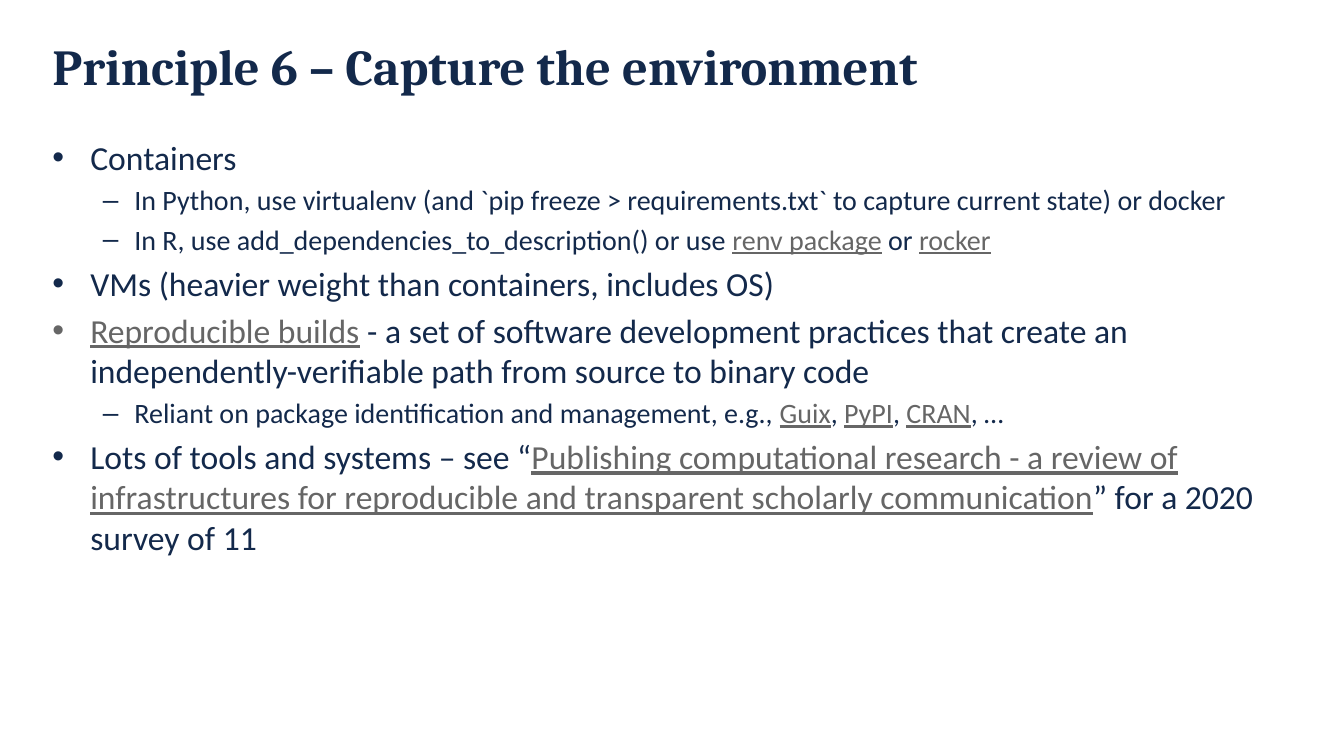
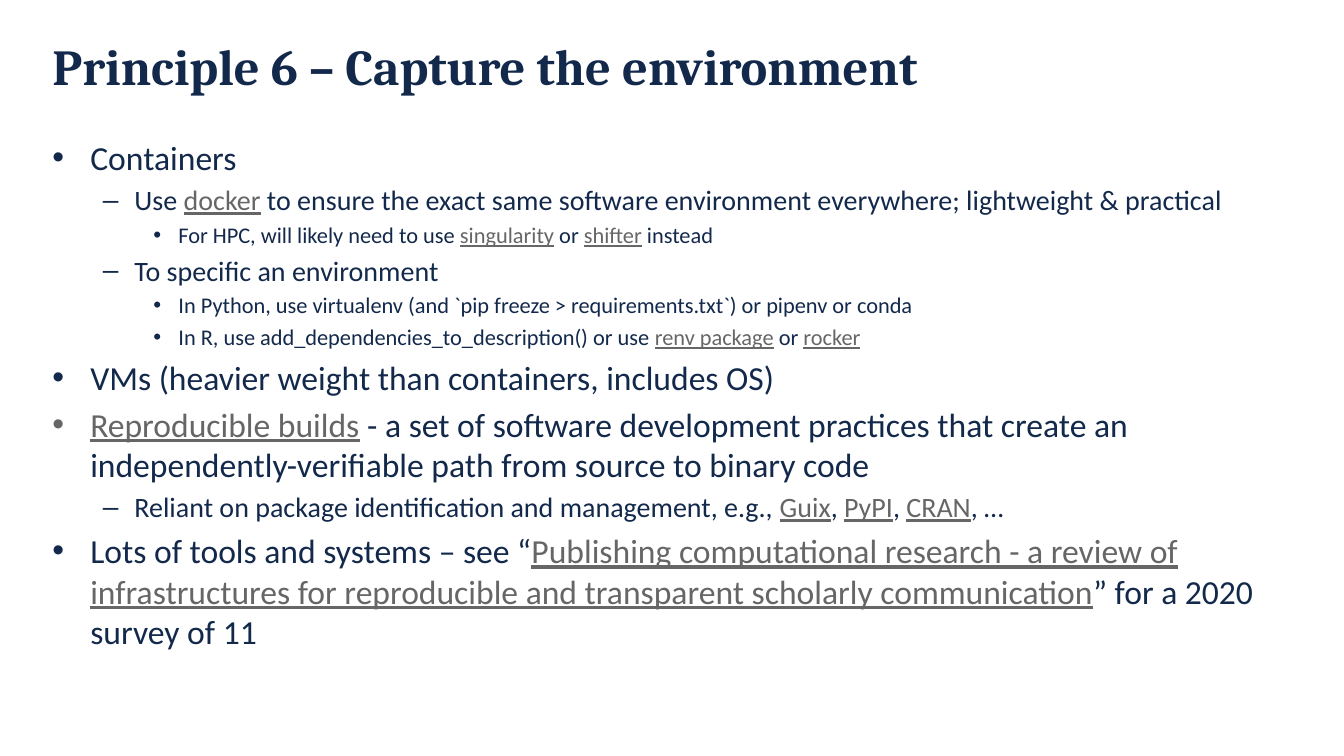
Before and after one commit to danielskatz/repro-fdtd1d, a slide deck: slide 23 of Computational_Reproducibility.pptx. Drawn at 1344x756 pixels with LibreOffice and Linux fonts; fonts in the diff are those of the drawing; background and template pictures are left out. Boxes give left, top, right and bottom in pixels: in the first picture for what was removed or moved away, otherwise in the second. Text is boxed around its words. In the diff, an @@ line names an element or a change of style, - is before the commit and + after.

```diff
--- a/Computational_Reproducibility.pptx
+++ b/Computational_Reproducibility.pptx
@@ text at (134, 190, 1221, 317): text changed; size 20 to 16 pt @@
-  – In Python, use virtualenv (and `pip freeze > requirements.txt` to capture current state) or docker
+  – Use docker to ensure the exact same software environment everywhere; lightweight & practical
+    • For HPC, will likely need to use singularity or shifter instead
+  – To specific an environment
+    • In Python, use virtualenv (and `pip freeze > requirements.txt`) or pipenv or conda
@@ text at (178, 329, 860, 349): size 20 to 16 pt in "In R, use add_dependencies_to_description() or use renv ..."; bullet – to •; list level 2 to 3 in "In R, use add_dependencies_to_description() or ..." @@
```
Also in this commit, not shown: 2 other slides changed, 1 other file.
